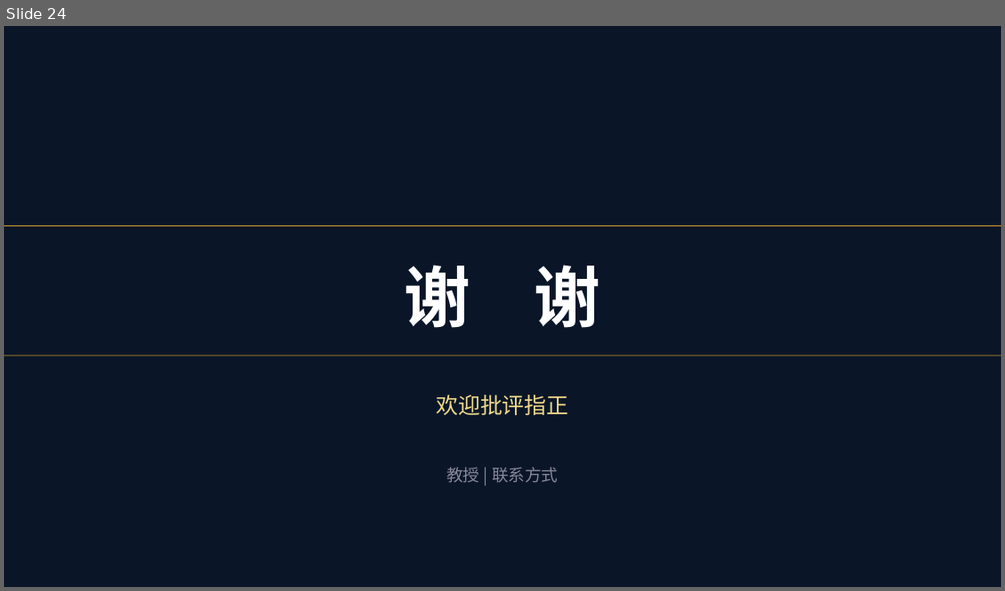
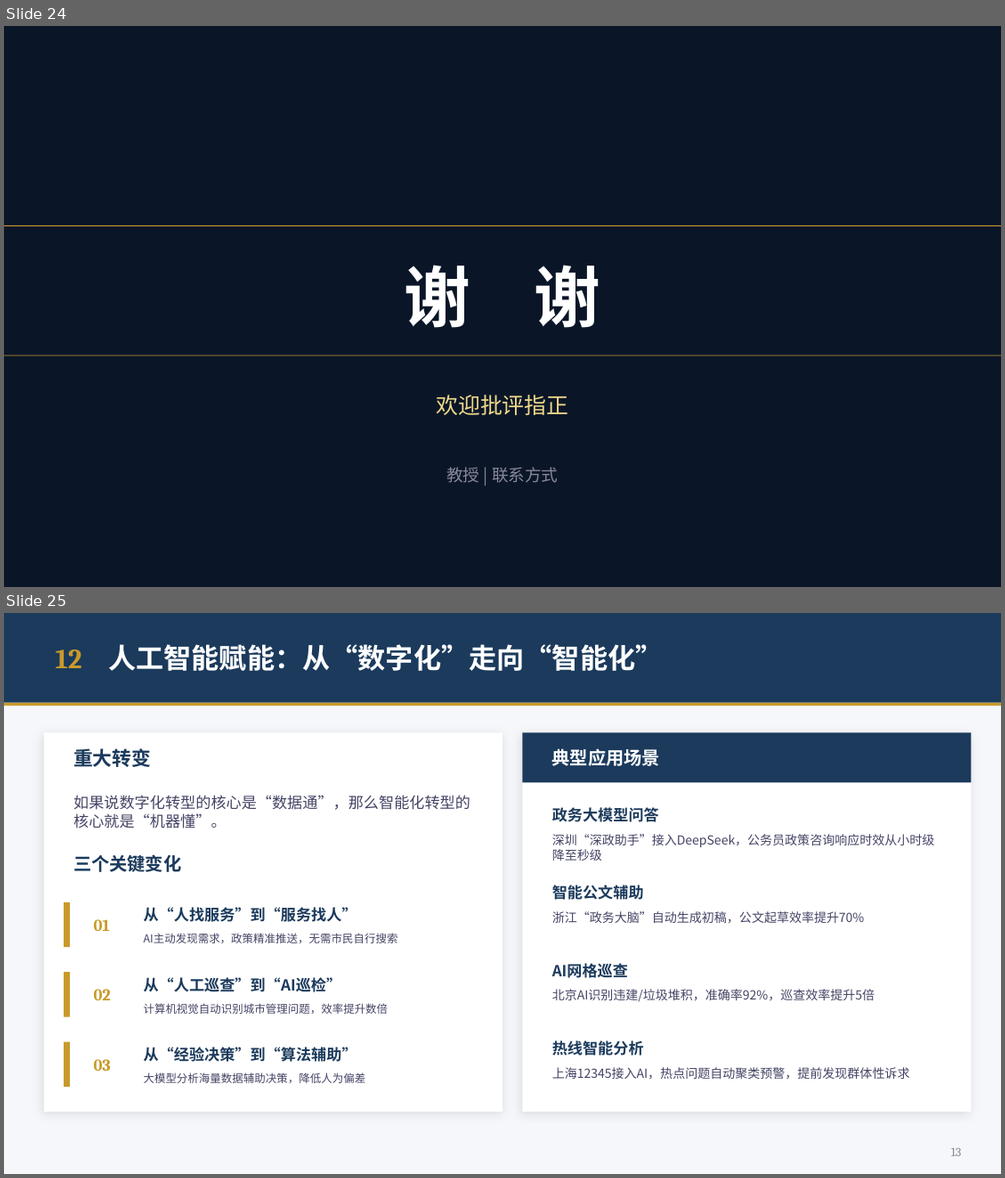
Before and after one commit to wjh707/smartTextile, a slide deck: gov-report/数智赋能政府治理.pptx. Shown one above the other, each under a label of ours: slide 24 before the commit, slides 24 and 25 after it. The pictures are 1005x591 and 1005x1178 pixels, drawn with LibreOffice and Linux fonts; fonts in the diff are those of the drawing. Boxes give left, top, right and bottom in pixels: in the first picture for what was removed or moved away, otherwise in the second. Text is boxed around its words. In the diff, an @@ line names an element or a change of style, - is before the commit and + after.

Commit message:
update: AI赋能板块 +3页, 总页数28页

```diff
--- a/gov-report/数智赋能政府治理.pptx
+++ b/gov-report/数智赋能政府治理.pptx
@@ slide 25 added at (x1=4, y1=613, x2=1001, y2=1174), background #F5F7FA @@
@@ rectangle added at (x1=4, y1=613, x2=1001, y2=703), fill #1B3A5C @@
@@ text added at (x1=56, y1=649, x2=82, y2=668), 20 pt, text #C99A2A, bold @@
+12
@@ text added at (x1=108, y1=644, x2=663, y2=671), 20 pt, text #FFFFFF, bold @@
+人工智能赋能：从“数字化”走向“智能化”
@@ rectangle added at (x1=4, y1=703, x2=1001, y2=706), fill #C99A2A @@
@@ rectangle added at (x1=44, y1=732, x2=502, y2=1111), fill #FFFFFF @@
@@ rectangle added at (x1=522, y1=732, x2=971, y2=1111), fill #FFFFFF @@
@@ rectangle added at (x1=522, y1=732, x2=971, y2=782), fill #1B3A5C @@
@@ text added at (x1=73, y1=748, x2=470, y2=872), 11 pt, text #444466 @@
+重大转变
+如果说数字化转型的核心是“数据通”，那么智能化转型的核心就是“机器懂”。
+三个关键变化
@@ text added at (x1=552, y1=748, x2=660, y2=766), 13 pt, text #FFFFFF, bold @@
+典型应用场景
@@ text added at (x1=552, y1=807, x2=659, y2=822), 11 pt, text #1B3A5C, bold @@
+政务大模型问答
@@ text added at (x1=552, y1=834, x2=935, y2=860), 9 pt, text #444466 @@
+深圳“深政助手”接入DeepSeek，公务员政策咨询响应时效从小时级降至秒级
@@ rectangle added at (x1=64, y1=902, x2=70, y2=947), fill #C99A2A @@
@@ text added at (x1=552, y1=884, x2=644, y2=900), 11 pt, text #1B3A5C, bold @@
+智能公文辅助
@@ text added at (x1=94, y1=919, x2=110, y2=931), 12 pt, text #C99A2A, bold @@
+01
@@ text added at (x1=144, y1=907, x2=357, y2=922), 11 pt, text #1B3A5C, bold @@
+从“人找服务”到“服务找人”
@@ text added at (x1=144, y1=933, x2=398, y2=943), 8 pt, text #444466 @@
+AI主动发现需求，政策精准推送，无需市民自行搜索
@@ text added at (x1=552, y1=911, x2=864, y2=923), 9 pt, text #444466 @@
+浙江“政务大脑”自动生成初稿，公文起草效率提升70%
@@ rectangle added at (x1=64, y1=972, x2=70, y2=1017), fill #C99A2A @@
@@ text added at (x1=144, y1=977, x2=342, y2=992), 11 pt, text #1B3A5C, bold @@
+从“人工巡查”到“AI巡检”
@@ text added at (x1=552, y1=963, x2=628, y2=978), 11 pt, text #1B3A5C, bold @@
+AI网格巡查
@@ text added at (x1=94, y1=989, x2=111, y2=1000), 12 pt, text #C99A2A, bold @@
+02
@@ text added at (x1=144, y1=1003, x2=388, y2=1013), 8 pt, text #444466 @@
+计算机视觉自动识别城市管理问题，效率提升数倍
@@ text added at (x1=552, y1=989, x2=874, y2=1002), 9 pt, text #444466 @@
+北京AI识别违建/垃圾堆积，准确率92%，巡查效率提升5倍
@@ rectangle added at (x1=64, y1=1042, x2=70, y2=1086), fill #C99A2A @@
@@ text added at (x1=94, y1=1059, x2=111, y2=1070), 12 pt, text #C99A2A, bold @@
+03
@@ text added at (x1=144, y1=1046, x2=357, y2=1062), 11 pt, text #1B3A5C, bold @@
+从“经验决策”到“算法辅助”
@@ text added at (x1=552, y1=1040, x2=644, y2=1055), 11 pt, text #1B3A5C, bold @@
+热线智能分析
@@ text added at (x1=144, y1=1072, x2=366, y2=1083), 8 pt, text #444466 @@
+大模型分析海量数据辅助决策，降低人为偏差
@@ text added at (x1=552, y1=1067, x2=910, y2=1079), 9 pt, text #444466 @@
+上海12345接入AI，热点问题自动聚类预警，提前发现群体性诉求
@@ text added at (x1=951, y1=1148, x2=961, y2=1156), 9 pt, text #888899 @@
+13
```
Also in this commit, not shown: 1 slide removed.
